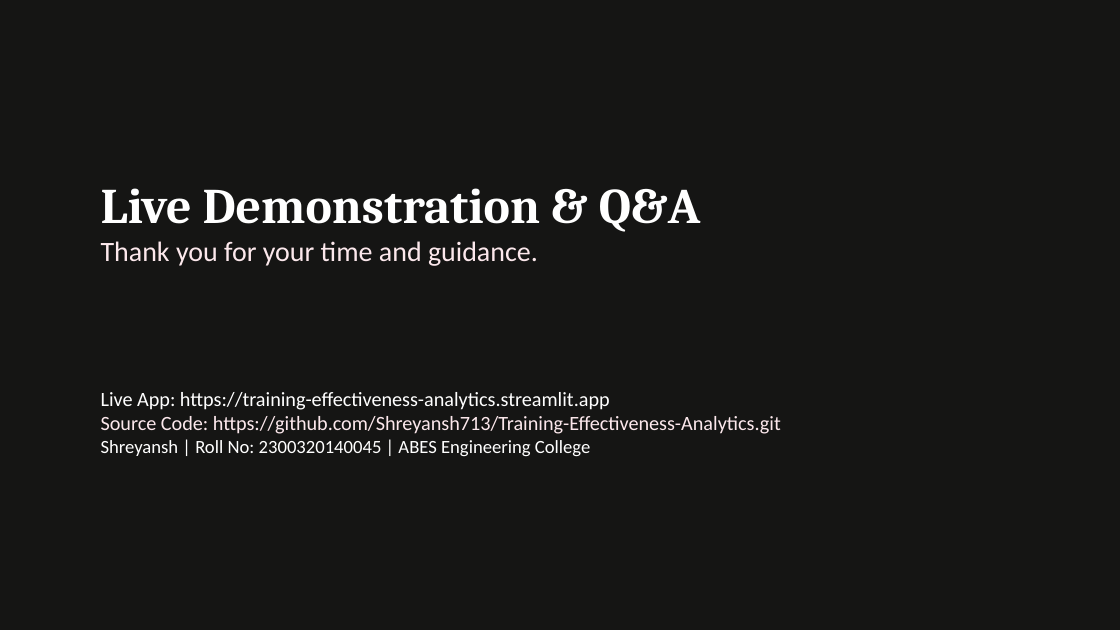
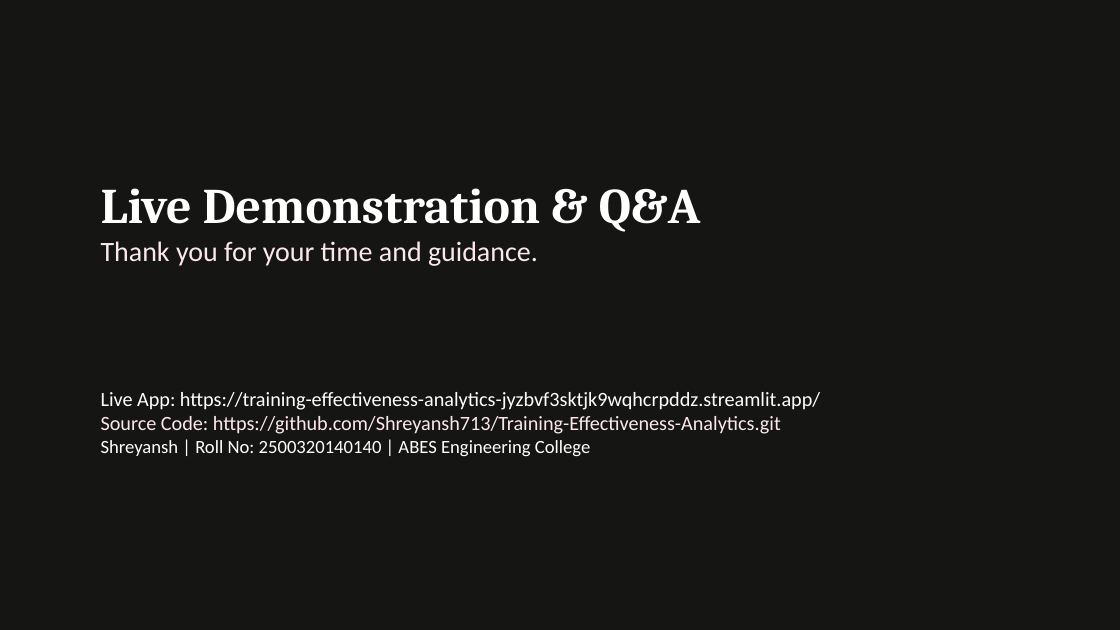
Before and after one commit to Shreyansh713/Training-Effectiveness-Analytics, a slide deck: slide 11 of Documents/D26_Presentation.pptx. Drawn at 1120x630 pixels with LibreOffice and Linux fonts; fonts in the diff are those of the drawing. Boxes give left, top, right and bottom in pixels: in the first picture for what was removed or moved away, otherwise in the second. Text is boxed around its words. In the diff, an @@ line names an element or a change of style, - is before the commit and + after.

```diff
--- a/Documents/D26_Presentation.pptx
+++ b/Documents/D26_Presentation.pptx
@@ text at bbox=[101, 392, 820, 410]: text changed @@
-Live App: https://training-effectiveness-analytics.streamlit.app
+Live App: https://training-effectiveness-analytics-jyzbvf3sktjk9wqhcrpddz.streamlit.app/
@@ text at bbox=[101, 440, 590, 456]: text changed @@
-Shreyansh | Roll No: 2300320140045 | ABES Engineering College
+Shreyansh | Roll No: 2500320140140 | ABES Engineering College
```
Also in this commit, not shown: 10 other slides changed, 29 other files.
